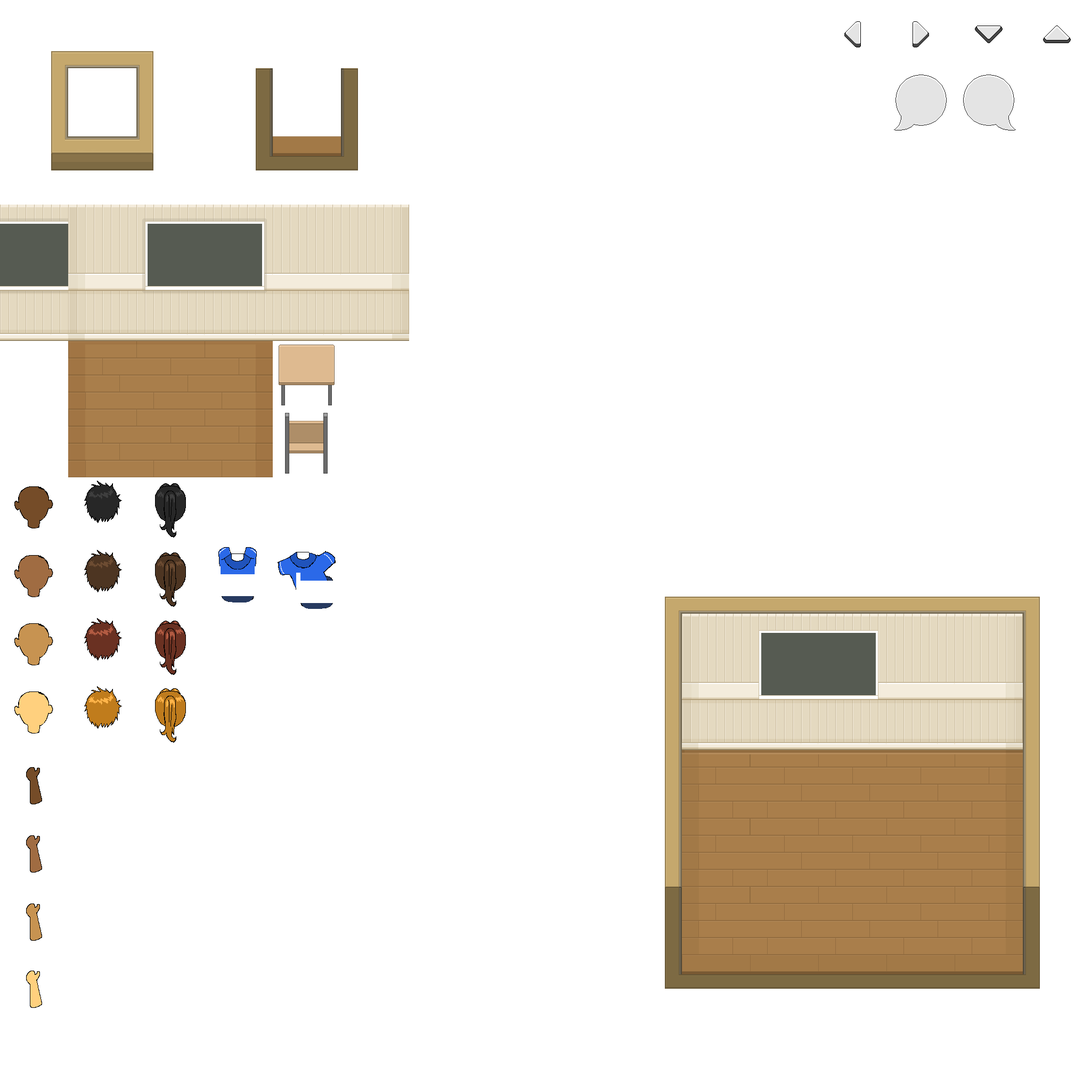
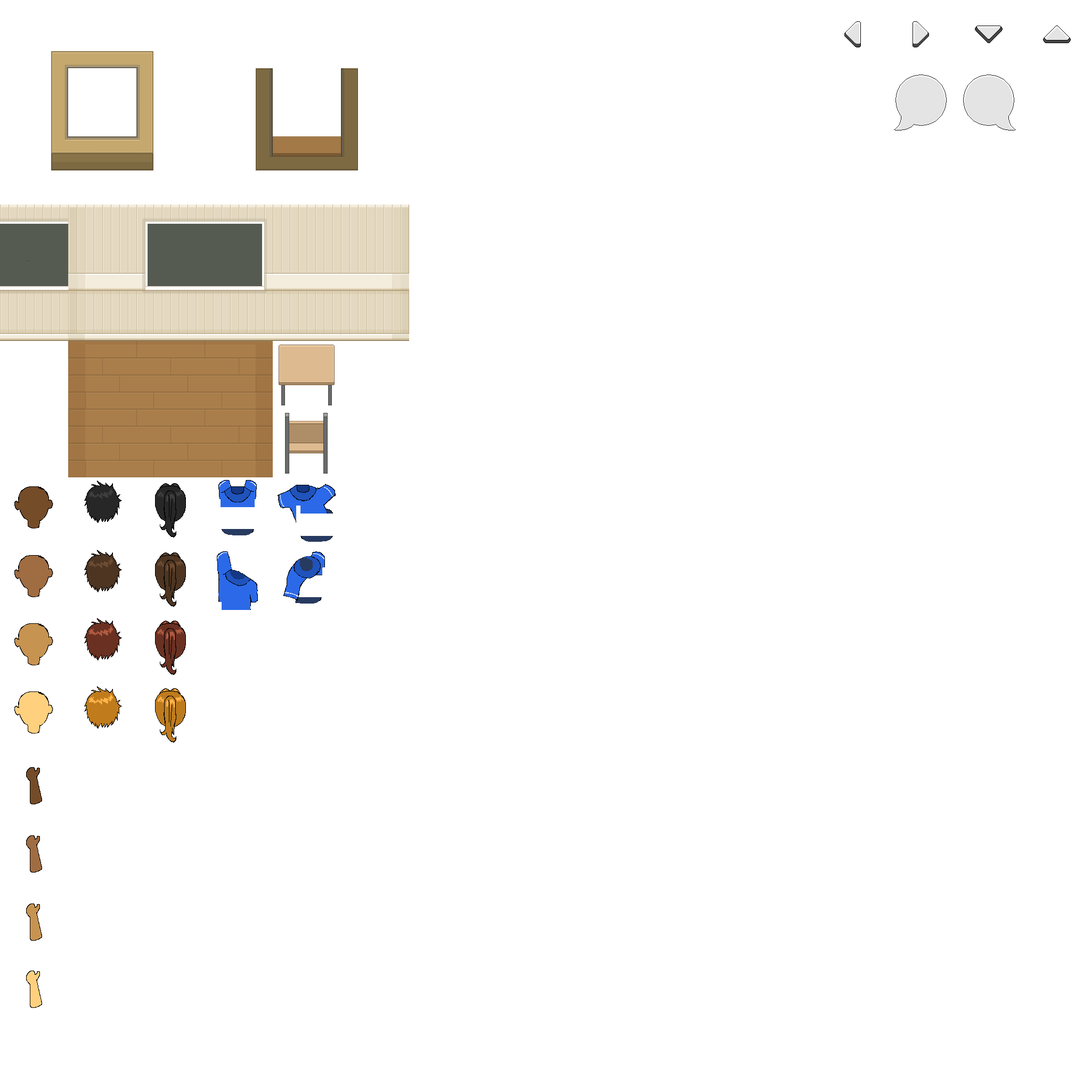
Layer changes from the first 1091×1091 image to the second:
removed layer "shirt copy 2" over <box>277,551,336,610</box>
removed layer "TorsoDefault" over <box>218,547,257,603</box>
moved "shirt copy 3" out of group "Group 2", painted on it over <box>28,260,336,611</box>
painted on "Layer 9" over <box>665,596,1041,990</box>
